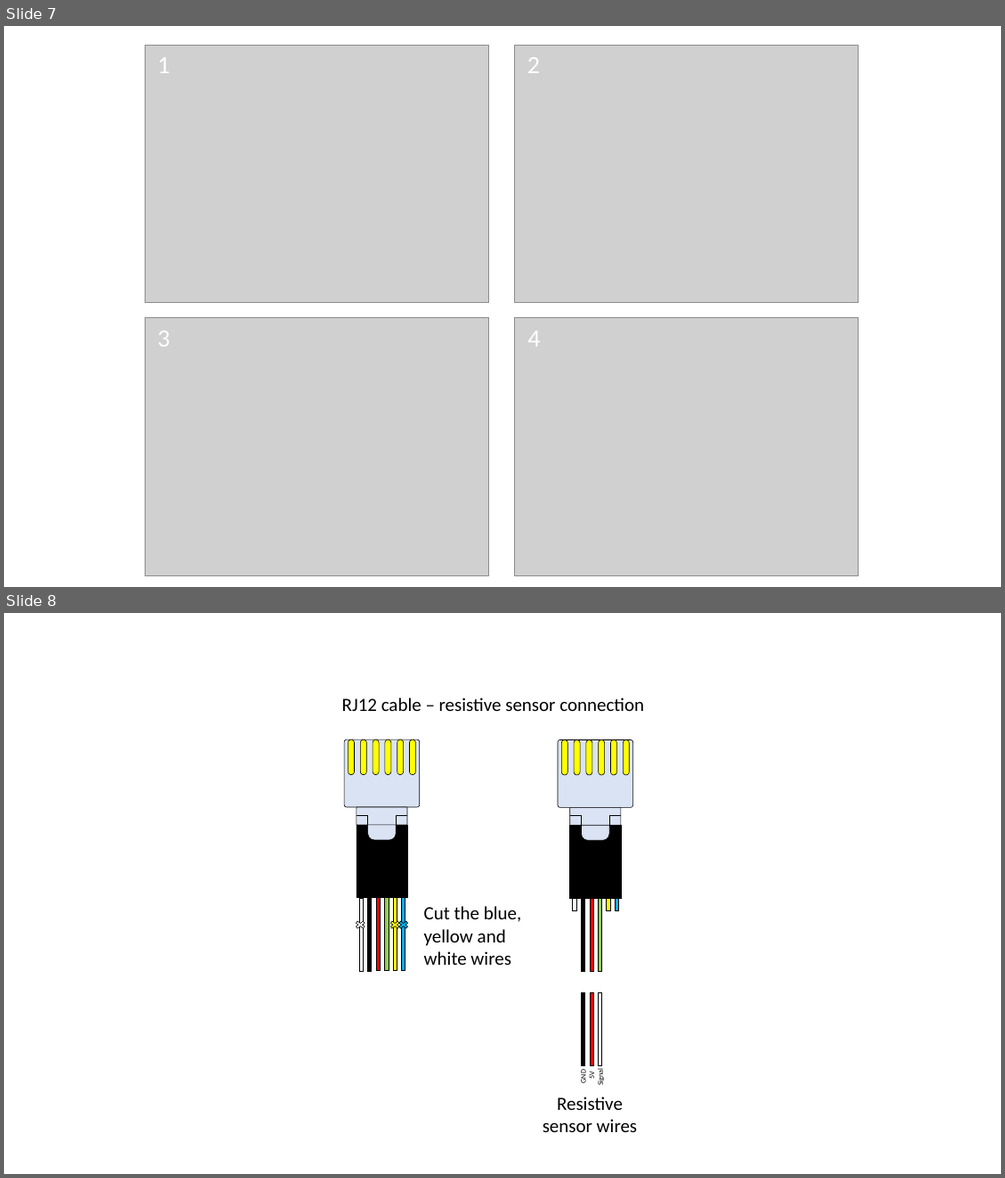
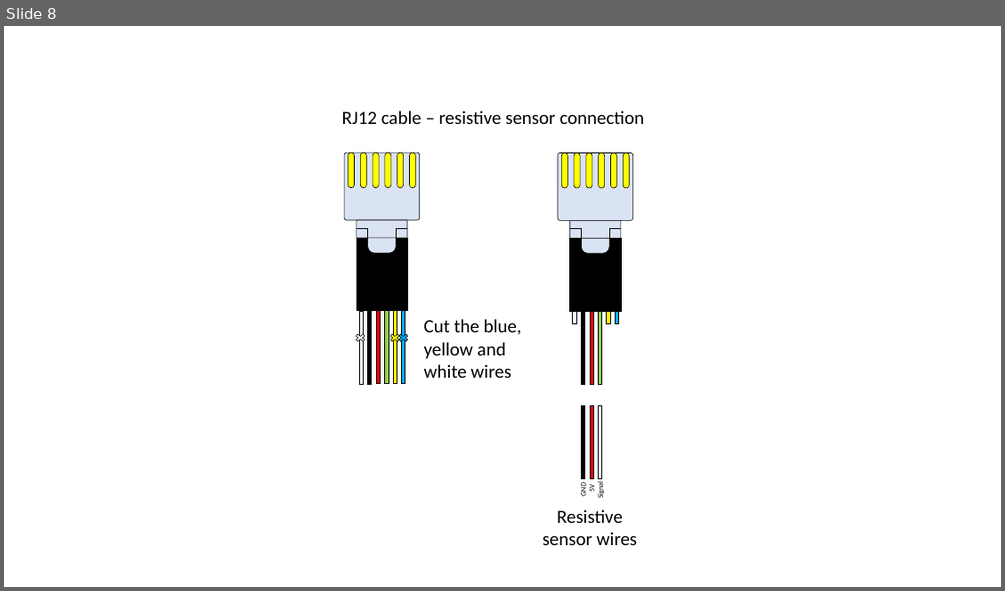
Before and after one commit to XaviCanoFerrer/Sport_Analyzer, a slide deck: Figures.pptx. Shown one above the other, each under a label of ours: slides 7 and 8 before the commit, slide 8 after it. The pictures are 1005x1178 and 1005x591 pixels, drawn with LibreOffice and Linux fonts; fonts in the diff are those of the drawing; grey boxes stand for pictures. Boxes give left, top, right and bottom in pixels: in the first picture for what was removed or moved away, otherwise in the second. Text is boxed around its words. In the diff, an @@ line names an element or a change of style, - is before the commit and + after.

```diff
--- a/Figures.pptx
+++ b/Figures.pptx
@@ slide 7 removed at <box>4,26,1001,587</box>, background #FFFFFF @@
@@ picture removed at <box>146,45,489,303</box> @@
@@ picture removed at <box>515,45,858,303</box> @@
@@ text removed at <box>157,57,170,73</box> @@
-1
@@ text removed at <box>527,57,540,73</box> @@
-2
@@ picture removed at <box>146,318,489,576</box> @@
@@ picture removed at <box>515,318,858,576</box> @@
@@ text removed at <box>157,330,170,346</box> @@
-3
@@ text removed at <box>527,330,540,346</box> @@
-4
```
Also in this commit, not shown: 1 slide added, 13 other files.
